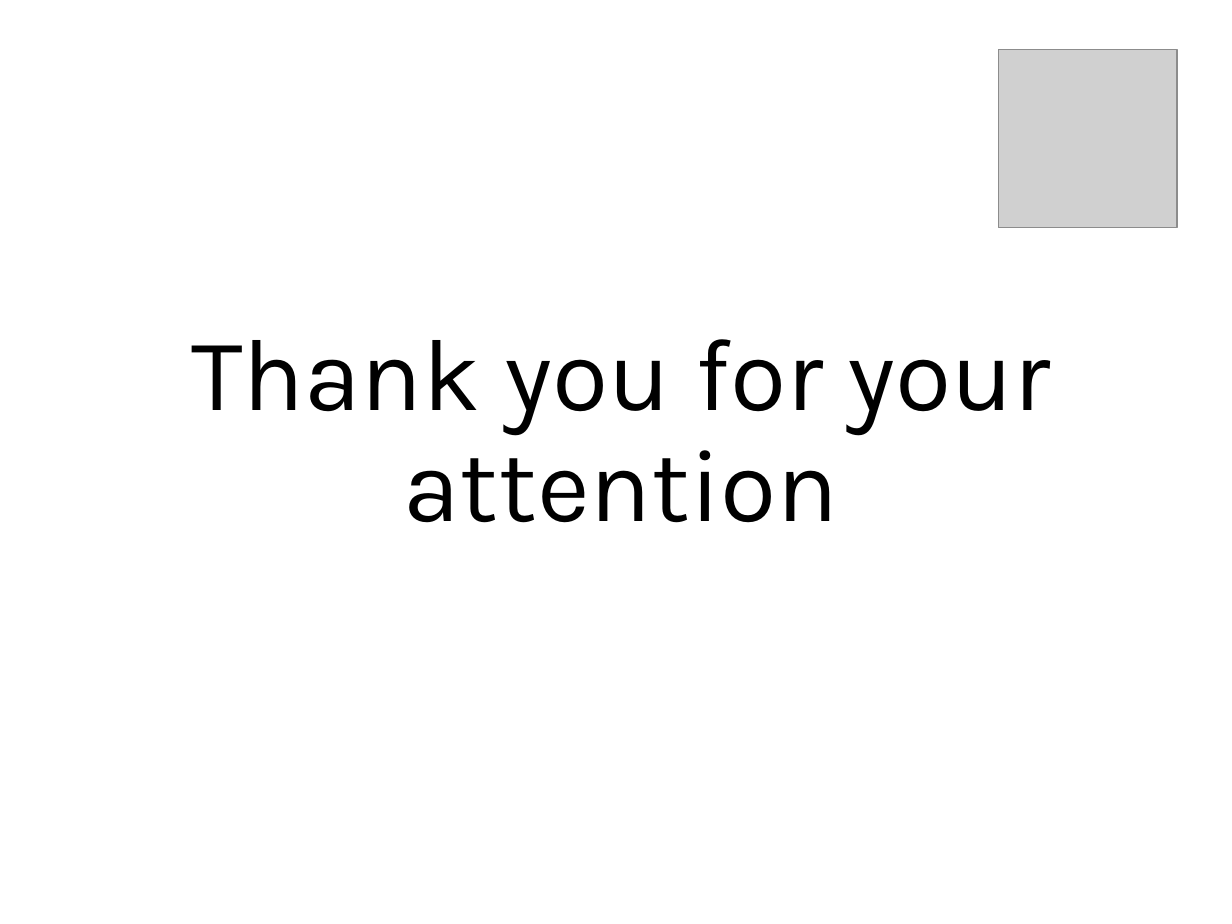
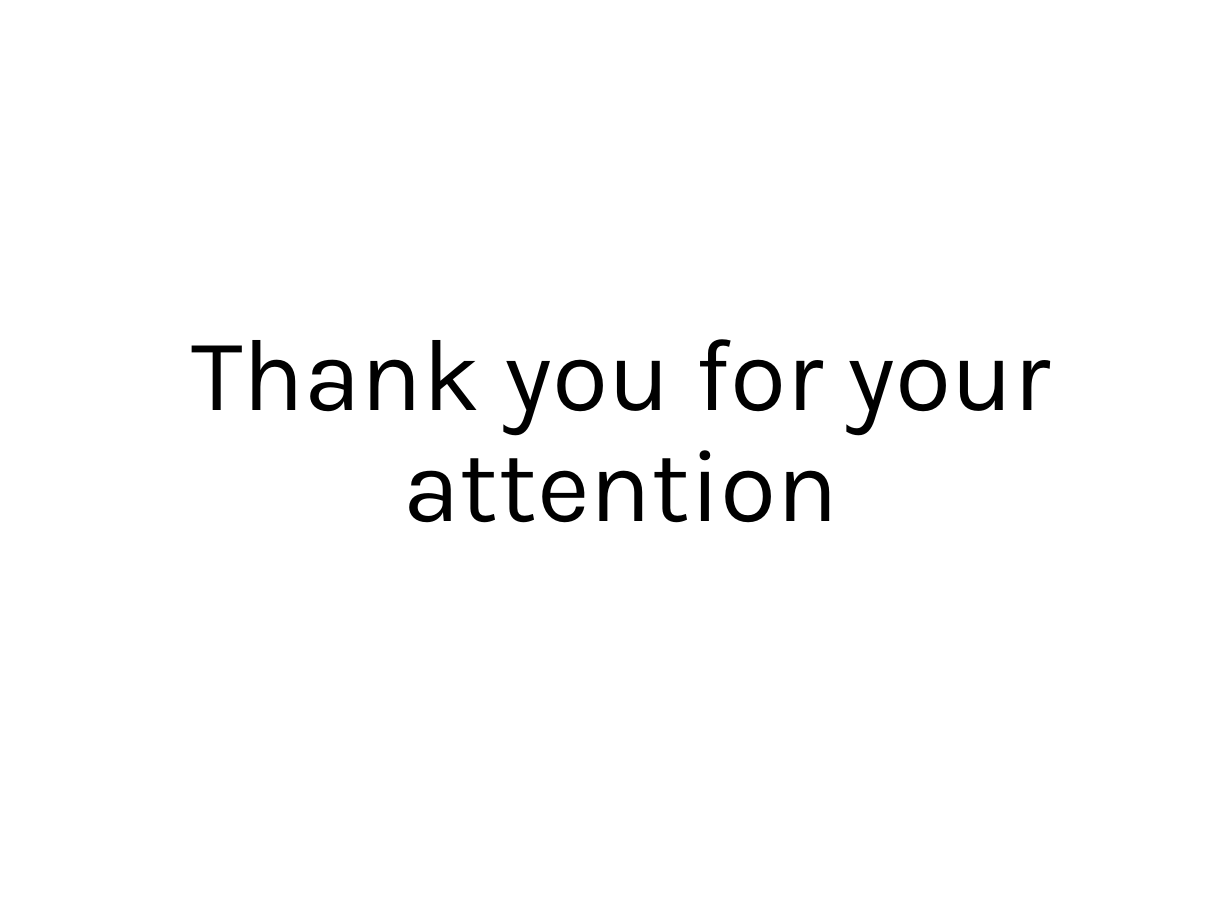
Before and after one commit to karabenemsi/germanfrenchfood, a slide deck: slide 6 of project.pptx (slide 11 before the commit). Drawn at 1232x924 pixels with LibreOffice and Linux fonts; fonts in the diff are those of the drawing; grey boxes stand for pictures; background and template pictures are left out. Boxes give left, top, right and bottom in pixels: in the first picture for what was removed or moved away, otherwise in the second. Text is boxed around its words. In the diff, an @@ line names an element or a change of style, - is before the commit and + after.

```diff
--- a/project.pptx
+++ b/project.pptx
@@ rectangle added at <box>988,16,1232,203</box>, fill #FFFFFF, outline #FFFFFF 1 pt @@
@@ picture removed at <box>998,49,1177,228</box> @@
```
Also in this commit, not shown: 2 other slides changed, 4 slides added, 8 slides removed, 1 other file.
